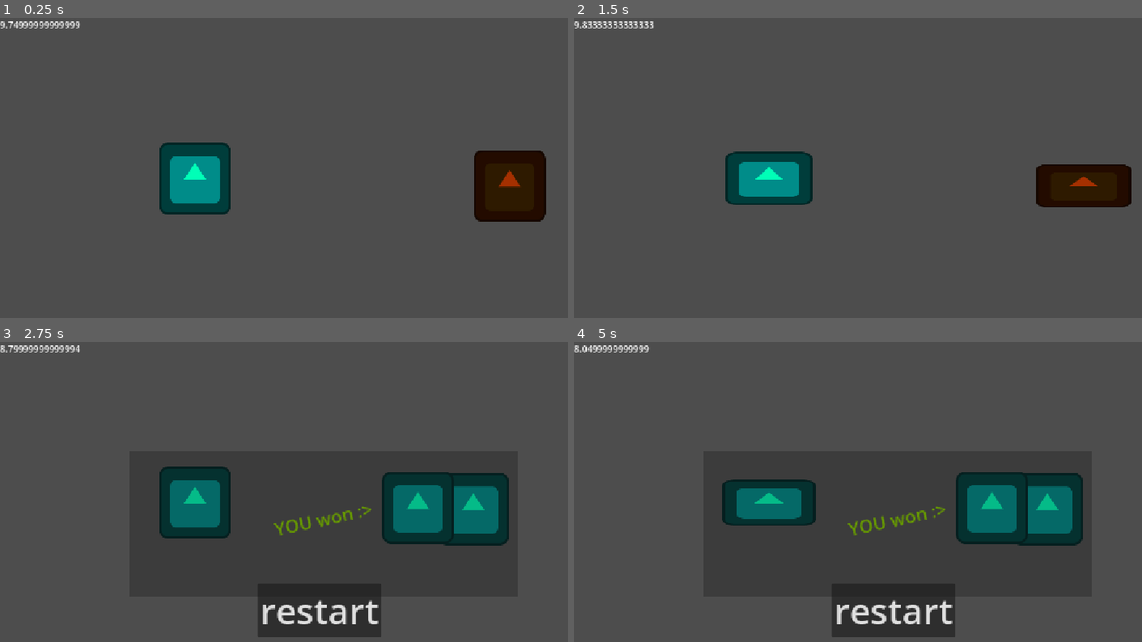
Above: before the commit, frames 1-4 (two rows, left to right).
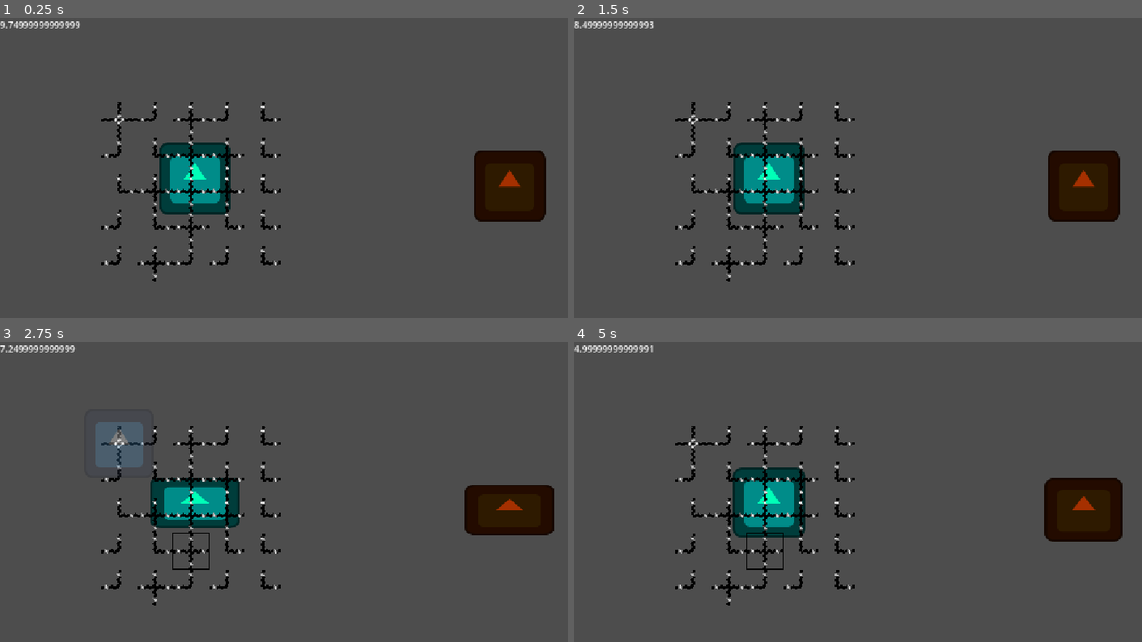
Above: after the commit, the same moments.

Repository: MagnusLucas/gmtk2026
Game: Godot game, scene res://scenes/level_manager.tscn
Same seed, same stepped clock (60 frames per second), same inputs: the game is played once before the commit and once after it. The engine's default icon, where the game draws it, is replaced by a stand-in: a white triangle on a blue panel in a dark square.
Inputs (mouse positions are in pixels of both pictures, inside the frame that each line leads up to):
- Up to frame 1 (0.25 s): no input
- Up to frame 2 (1.5 s): tap Enter (ui_accept) at 0.5, 0.77 s; move the mouse to (1039, 183) at 0.52 s; click (1039, 183) at 0.67 s; click (892, 285) at 1.25 s, where only the run before the commit has a clickable "restart"
- Up to frame 3 (2.75 s): move the mouse to (193, 543) at 2.02 s; click (193, 543) at 2.17 s; tap Enter (ui_accept) at 2.27 s
- Up to frame 4 (5 s): click (892, 609) at 2.75 s, where only the run before the commit has a clickable "restart"; move the mouse to (960, 444) at 3.52 s; click (960, 444) at 3.67 s; move the mouse to (863, 597) at 4.27 s; click (863, 597) at 4.42 s; tap Enter (ui_accept) at 4.52 s

The runs differ from the first frame. In frame 1, 2.0% of the frame differs, in the area x 17-50%, y 28-88%; in frame 2, 5.6%; in frame 3, 17%, in the area x 0-98%, y 1-99%; in frame 4, 16%.
Error after the commit: Invalid access of index '0' on a base object of type: 'Array[AttackResource]'. (res://i)

Commit message:
Doing silly things

Diff:
--- /dev/null
+++ b/components/signal_texture.gd
@@ -0,0 +1,62 @@
+@tool
+class_name SignalTexture
+extends GradientTexture2D
+
+signal animation_finished
+
+const MINIMUM_POINT_DISTANCE = 0.001
+
+@export var signal_colour: Color = Color.WHITE
+@export_range(0.001, 0.25) var signal_size_relative: float = 0.1
+@export var animation_time := 0.2
+
+var half_move_range: float
+
+
+func _init() -> void:
+	fill = GradientTexture2D.FILL_RADIAL
+	fill_from = Vector2.ONE / 2
+	gradient = Gradient.new()
+	gradient.add_point(0.5 - signal_size_relative, Color.BLACK)
+	gradient.add_point(0.5, signal_colour)
+	gradient.add_point(0.5 + signal_size_relative, Color.BLACK)
+	gradient.set_color(4, Color.BLACK)
+	width = 128
+	height = 128
+	half_move_range = 0.5 - signal_size_relative - MINIMUM_POINT_DISTANCE
+
+
+func animate_outward(delta: float) -> void:
+	var animation_piece := delta / animation_time
+	var offset := animation_piece * half_move_range
+	for i in range(1, 4):
+		gradient.set_offset(i, gradient.get_offset(i) + offset)
+	if gradient.get_offset(3) + MINIMUM_POINT_DISTANCE + offset >= 1:
+		animation_finished.emit()
+
+
+func animate_inward(delta: float) -> void:
+	var animation_piece := delta / animation_time
+	var offset := animation_piece * half_move_range
+	for i in range(1, 4):
+		gradient.set_offset(i, gradient.get_offset(i) - offset)
+	if gradient.get_offset(1) - MINIMUM_POINT_DISTANCE - offset <= 0:
+		animation_finished.emit()
+
+
+func set_signal(has_tile_signal: bool) -> void:
+	for i in range(1, 4):
+		if has_tile_signal:
+			_set_point_start(i)
+		else:
+			_set_point_end(i)
+
+
+func _set_point_start(point: int) -> void:
+	var point_offset := signal_size_relative / 2 * (point - 1)
+	gradient.set_offset(point, MINIMUM_POINT_DISTANCE + point_offset)
+
+
+func _set_point_end(point: int) -> void:
+	var point_offset := signal_size_relative / 2 * (3 - point)
+	gradient.set_offset(point, 1 - MINIMUM_POINT_DISTANCE - point_offset)
--- a/data/our_tile_data/top_right.tres
+++ b/data/our_tile_data/top_right.tres
@@ -4,7 +4,6 @@
 
 [resource]
 script = ExtResource("1_k7fsk")
-atlas_position = Vector2i(0, 1)
 connections = Dictionary[int, bool]({
 1: true,
 2: true
--- a/scenes/board_tile_map_layer.gd
+++ b/scenes/board_tile_map_layer.gd
@@ -11,6 +11,7 @@
 const TOP_RIGHT = preload("uid://bipschdun40ay")
 
 var tile_data_array: Array[OurTileData] = [CROSS_WIRE, TOP_LEFT, TOP_RIGHT]
+var tile_dict: Dictionary[Vector2i, Tile]
 
 
 # Called when the node enters the scene tree for the first time.
@@ -34,9 +35,12 @@
 	tile.position = map_to_local(target_position)
 	tile.left_clicked.connect(tile_swapper.mark_tile.bind(tile, target_position))
 	tile.right_clicked.connect(signal_manager.spread_signal.bind(target_position))
+	tile_dict[target_position] = tile
 
 
 func _on_signal_created(tile_position: Vector2i, tile_signal: TileSignal) -> void:
 	var test := TestSignalShower.from_signal(tile_signal)
 	add_child(test)
 	test.position = map_to_local(tile_position)
+	tile_dict[tile_position].receiving_signal = true
+	tile_dict[tile_position].animating = true
--- a/scenes/level_manager.tscn
+++ b/scenes/level_manager.tscn
@@ -7,10 +7,10 @@
 [ext_resource type="Script" uid="uid://dl6hh4bpjeyl7" path="res://i am honestly not sure but dont wanna leave a mess/boss_resource.gd" id="2_k1abw"]
 [ext_resource type="Script" uid="uid://csb6luywibjym" path="res://i am honestly not sure but dont wanna leave a mess/label.gd" id="4_k1abw"]
 [ext_resource type="Script" uid="uid://b0bel2rt4tiin" path="res://i am honestly not sure but dont wanna leave a mess/unit_resource.gd" id="5_s60hn"]
-[ext_resource type="Script" uid="uid://rxqs4rh1xy0r" path="res://i am honestly not sure but dont wanna leave a mess/attack_resource.gd" id="6_704g2"]
-[ext_resource type="Texture2D" uid="uid://ciuxyaoktugh5" path="res://icon.svg" id="7_l4ie8"]
+[ext_resource type="Script" path="res://i am honestly not sure but dont wanna leave a mess/base_attack.gd" id="6_l4ie8"]
 [ext_resource type="PackedScene" uid="uid://bwpmel6p2x5xv" path="res://scenes/lose_popup.tscn" id="8_fxbef"]
 [ext_resource type="PackedScene" uid="uid://d2hmy5ios0876" path="res://scenes/win_popup.tscn" id="10_v5q41"]
+[ext_resource type="PackedScene" uid="uid://k07np4o6ppx" path="res://scenes/board_tile_map_layer.tscn" id="11_s3v2u"]
 
 [sub_resource type="Animation" id="Animation_5x5fn"]
 length = 0.13333334
@@ -73,17 +73,9 @@
 
 [sub_resource type="RectangleShape2D" id="RectangleShape2D_hgse7"]
 
-[sub_resource type="Resource" id="Resource_4eql6"]
-script = ExtResource("6_704g2")
-bullet_texture = ExtResource("7_l4ie8")
-bullet_interval = 0.01
-bullet_speed = 3000.0
-metadata/_custom_type_script = "uid://rxqs4rh1xy0r"
-
 [sub_resource type="Resource" id="Resource_bj8vm"]
 script = ExtResource("5_s60hn")
 name = "uni1"
-attacks = Array[ExtResource("6_704g2")]([SubResource("Resource_4eql6")])
 animated_texture_frames = ExtResource("2_bj8vm")
 metadata/_custom_type_script = "uid://b0bel2rt4tiin"
 
@@ -133,5 +125,8 @@
 [node name="WinPopup" parent="." unique_id=880691489 instance=ExtResource("10_v5q41")]
 visible = false
 
+[node name="BoardTileMapLayer" parent="." unique_id=1549379355 instance=ExtResource("11_s3v2u")]
+position = Vector2(180, 149)
+
 [connection signal="timeout" from="Boss/Countdown" to="." method="_on_countdown_timeout"]
 [connection signal="body_entered" from="Boss/Area2D" to="Boss" method="_on_area_2d_body_entered"]
--- a/scenes/test_scenes/test_signal_shower.tscn
+++ b/scenes/test_scenes/test_signal_shower.tscn
@@ -4,5 +4,6 @@
 [ext_resource type="Script" uid="uid://8js1oy57rh4h" path="res://scenes/test_scenes/test_signal_shower.gd" id="2_8ia2a"]
 
 [node name="TestSignalShower" type="Sprite2D" unique_id=245354105]
+modulate = Color(1, 1, 1, 0.28235295)
 texture = ExtResource("1_jm0mp")
 script = ExtResource("2_8ia2a")
--- a/scenes/tile.gd
+++ b/scenes/tile.gd
@@ -8,8 +8,9 @@
 @onready var line_2d: Line2D = $Line2D
 @onready var sprite_2d: Sprite2D = $Sprite2D
 
-
 var tile_data: OurTileData
+var animating := false
+var receiving_signal := false
 
 
 static func new_tile(our_tile_data: OurTileData) -> Tile:
@@ -21,6 +22,21 @@
 # Called when the node enters the scene tree for the first time.
 func _ready() -> void:
 	input_event.connect(_on_input_event)
+	var signal_texture := SignalTexture.new()
+	sprite_2d.texture = signal_texture
+	signal_texture.animation_finished.connect(
+		func():
+			receiving_signal = !receiving_signal
+			animating = false
+	)
+
+
+func _process(delta: float) -> void:
+	if animating:
+		if receiving_signal:
+			sprite_2d.texture.animate_inward(delta)
+		else:
+			sprite_2d.texture.animate_outward(delta)
 
 
 func _on_input_event(_viewport: Node, event: InputEvent, _shape_idx: int) -> void:
@@ -33,6 +49,7 @@
 			return
 		if mouse_button_event.button_index == MOUSE_BUTTON_RIGHT:
 			right_clicked.emit()
+			animating = true
 
 
 func set_marked(marked: bool) -> void:
--- a/scenes/tile.tscn
+++ b/scenes/tile.tscn
@@ -17,17 +17,6 @@
 shader_parameter/top = true
 shader_parameter/bottom = true
 
-[sub_resource type="Gradient" id="Gradient_ywnoi"]
-offsets = PackedFloat32Array(0, 0.8072289, 0.8674699, 0.92168677, 1)
-colors = PackedColorArray(0, 0, 0, 1, 0, 0, 0, 1, 0.98558223, 0.98558223, 0.98558223, 1, 0, 0, 0, 1, 0, 0, 0, 1)
-
-[sub_resource type="GradientTexture2D" id="GradientTexture2D_rxll2"]
-gradient = SubResource("Gradient_ywnoi")
-width = 128
-height = 128
-fill = 1
-fill_from = Vector2(0.5, 0.5)
-
 [node name="Tile" type="Area2D" unique_id=508948405]
 script = ExtResource("1_jy7pm")
 
@@ -37,7 +26,6 @@
 [node name="Sprite2D" type="Sprite2D" parent="." unique_id=1557859440]
 material = SubResource("ShaderMaterial_jy7pm")
 scale = Vector2(0.5, 0.5)
-texture = SubResource("GradientTexture2D_rxll2")
 
 [node name="Line2D" type="Line2D" parent="." unique_id=1582983497]
 visible = false
Not shown, added: components/signal_texture.gd.uid
